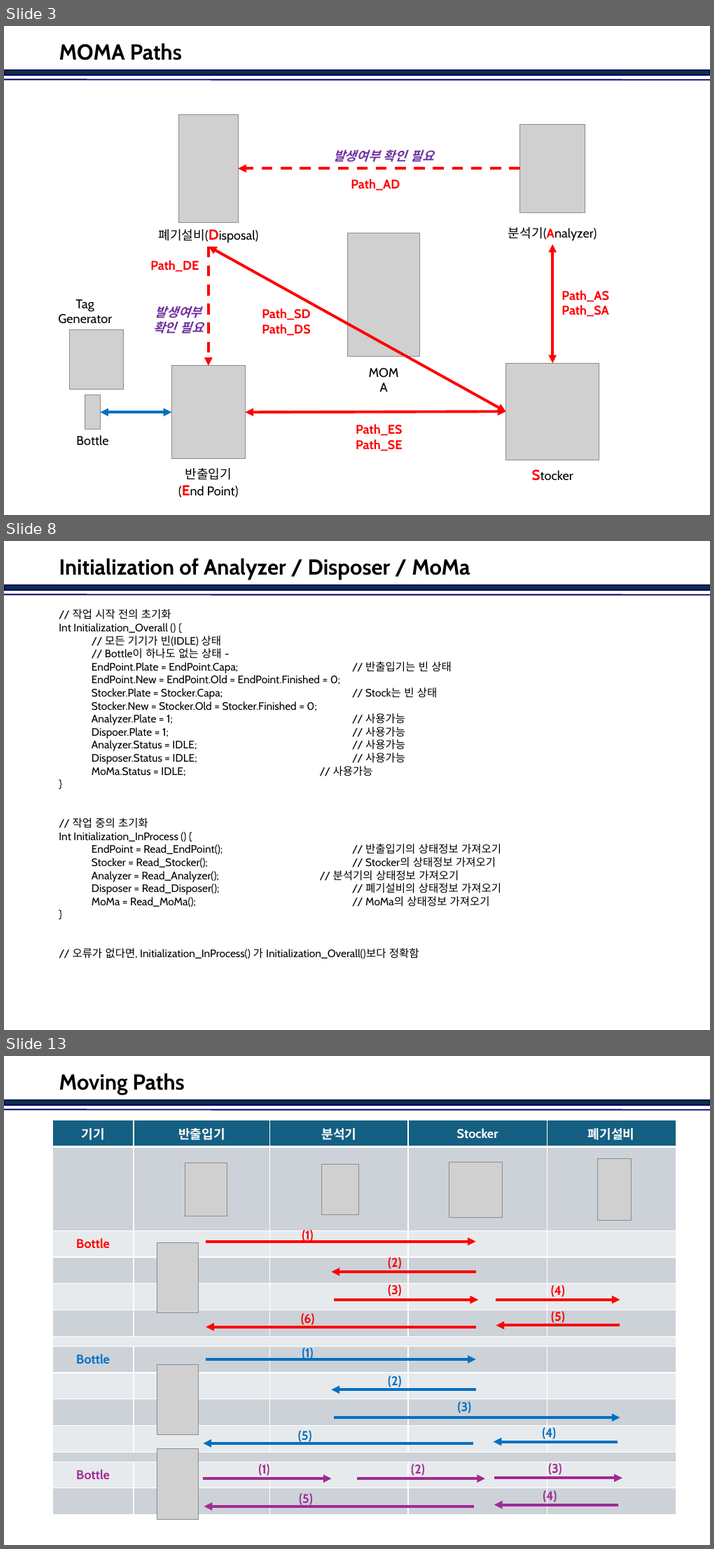
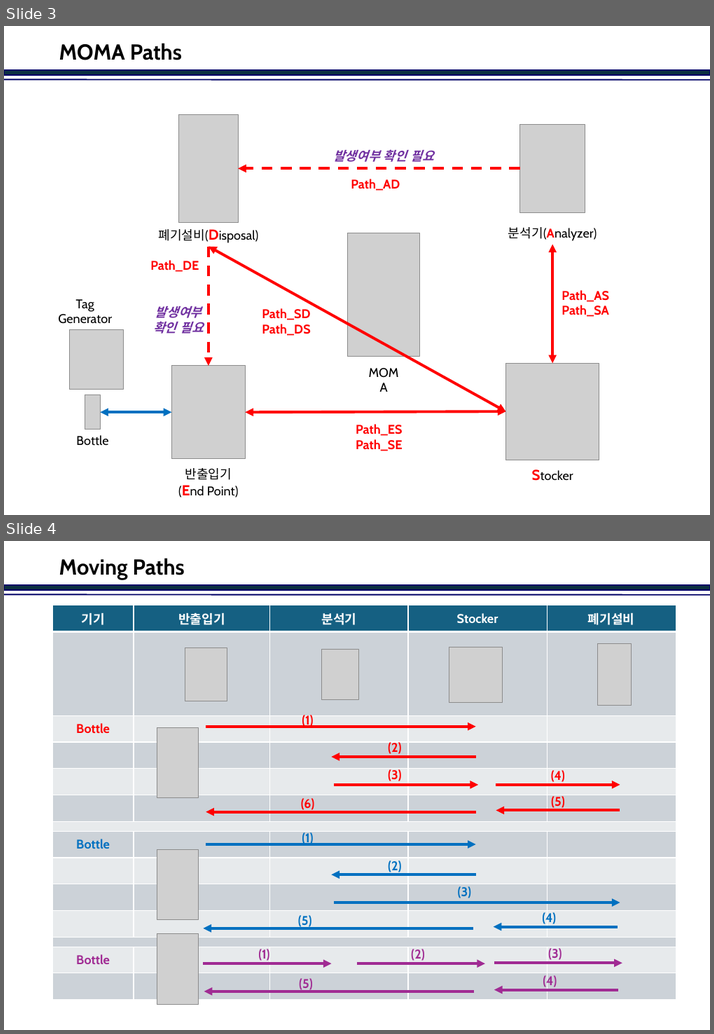
Before and after one commit to jinkabpark/SamickThk_Analysis, a slide deck: 허종원/DDS&Nodes.pptx. Shown one above the other, each under a label of ours: slides 3, 8 and 13 before the commit, slides 3 and 4 after it; the slides between them are not shown. The pictures are 714x1549 and 714x1034 pixels, drawn with LibreOffice and Linux fonts; fonts in the diff are those of the drawing; grey boxes stand for pictures; background and template pictures are left out. Boxes give left, top, right and bottom in pixels: in the first picture for what was removed or moved away, otherwise in the second. Text is boxed around its words. In the diff, an @@ line names an element or a change of style, - is before the commit and + after.

```diff
--- a/허종원/DDS&Nodes.pptx
+++ b/허종원/DDS&Nodes.pptx
@@ slide 8 removed at <box>4,541,710,1030</box>, background #FFFFFF; not listed: 2 template elements that a slide beside it also shows @@
@@ title removed at <box>59,558,469,580</box> @@
-Initialization of Analyzer / Disposer / MoMa
@@ text removed at <box>59,609,501,958</box> @@
-// 작업 시작 전의 초기화
-Int Initialization_Overall () {
-// 모든 기기가 빈(IDLE) 상태
-// Bottle이 하나도 없는 상태 -
-EndPoint.Plate = EndPoint.Capa; // 반출입기는 빈 상태
-EndPoint.New = EndPoint.Old = EndPoint.Finished = 0;
-Stocker.Plate = Stocker.Capa; // Stock는 빈 상태
-Stocker.New = Stocker.Old = Stocker.Finished = 0;
-Analyzer.Plate = 1; // 사용가능
-Dispoer.Plate = 1; // 사용가능
-Analyzer.Status = IDLE; // 사용가능
-Disposer.Status = IDLE; // 사용가능
-MoMa.Status = IDLE; // 사용가능
-}
-// 작업 중의 초기화
-Int Initialization_InProcess () {
-EndPoint = Read_EndPoint(); // 반출입기의 상태정보 가져오기
-Stocker = Read_Stocker(); // Stocker의 상태정보 가져오기
-Analyzer = Read_Analyzer(); // 분석기의 상태정보 가져오기
-Disposer = Read_Disposer(); // 폐기설비의 상태정보 가져오기
-MoMa = Read_MoMa(); // MoMa의 상태정보 가져오기
-}
-// 오류가 없다면, Initialization_InProcess() 가 Initialization_Overall()보다 정확함
@@ what was slide 13 is now slide 4 @@
```
Also in this commit, not shown: 2 slides changed, 2 slides added, 8 other slides removed.
